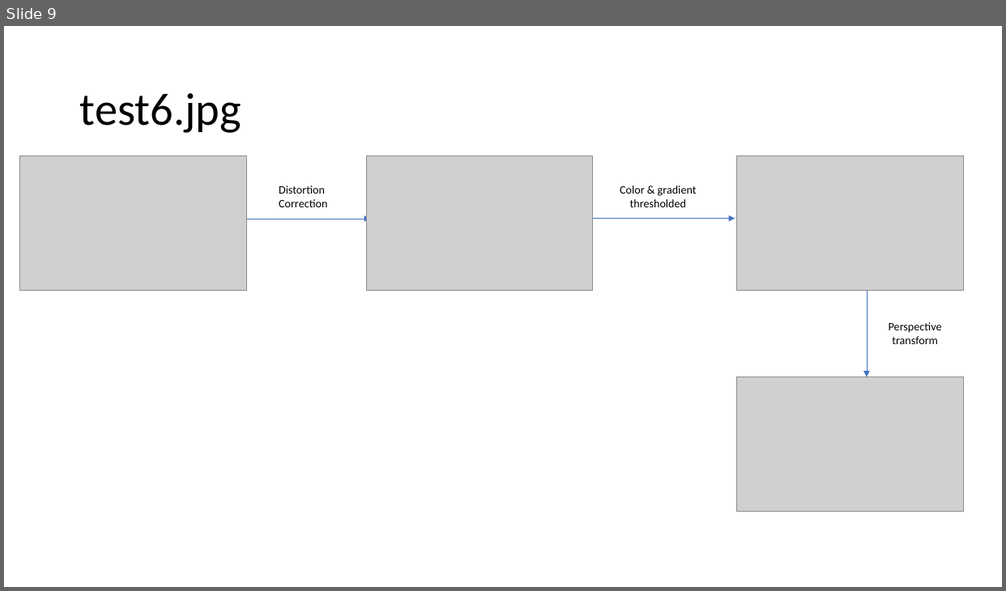
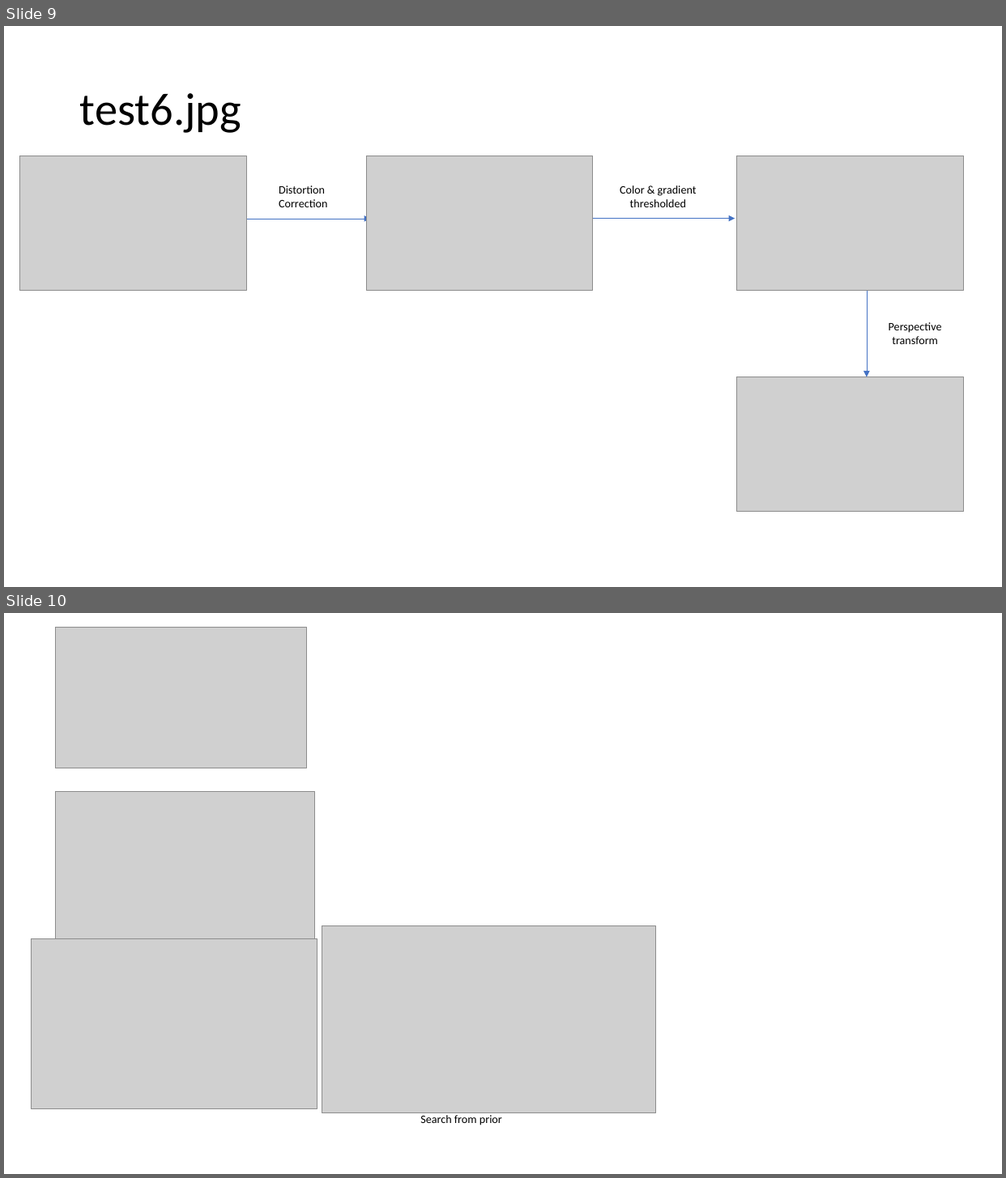
Before and after one commit to wolfgang-stefani/Advanced_LaneLines_Detection, a slide deck: writeup/Pipeline_test_images/Pipeline.pptx. Shown one above the other, each under a label of ours: slide 9 before the commit, slides 9 and 10 after it. The pictures are 1006x591 and 1006x1178 pixels, drawn with LibreOffice and Linux fonts; fonts in the diff are those of the drawing; grey boxes stand for pictures. Boxes give left, top, right and bottom in pixels: in the first picture for what was removed or moved away, otherwise in the second. Text is boxed around its words. In the diff, an @@ line names an element or a change of style, - is before the commit and + after.

```diff
--- a/writeup/Pipeline_test_images/Pipeline.pptx
+++ b/writeup/Pipeline_test_images/Pipeline.pptx
@@ slide 10 added at (4, 613, 1002, 1174), background #FFFFFF @@
@@ picture added at (56, 628, 306, 769) @@
@@ picture added at (56, 792, 315, 939) @@
@@ picture added at (322, 926, 656, 1114) @@
@@ picture added at (31, 939, 317, 1110) @@
@@ text added at (420, 1115, 502, 1126), 11 pt, text #000000 @@
+Search from prior
```
Also in this commit, not shown: 1 other file.
